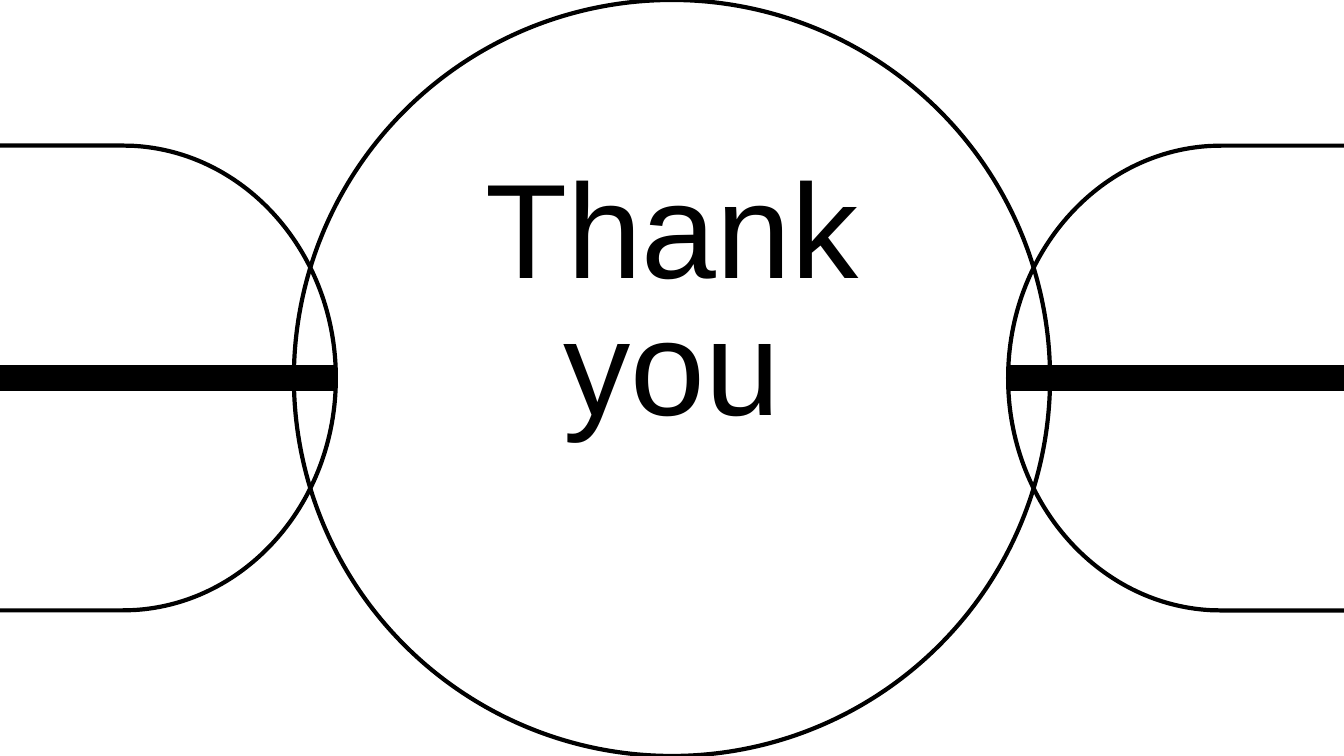
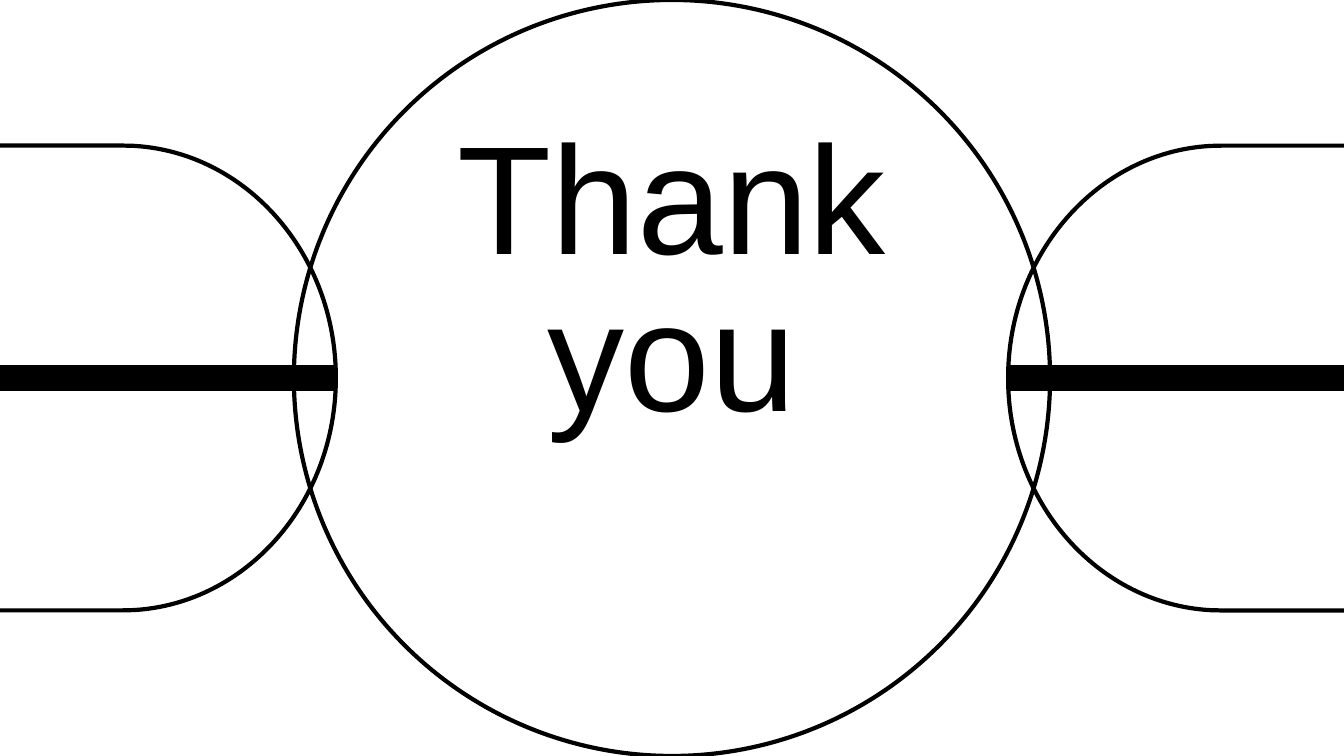
Before and after one commit to codedbyshreena/Office-automation-tools, a slide deck: slide 11 of PPT_370_EmergingTechnologies.pptx (slide 13 before the commit). Drawn at 1344x756 pixels with LibreOffice and Linux fonts; fonts in the diff are those of the drawing; background and template pictures are left out. Boxes give left, top, right and bottom in pixels: in the first picture for what was removed or moved away, otherwise in the second. Text is boxed around its words. In the diff, an @@ line names an element or a change of style, - is before the commit and + after.

Commit message:
updated ppt

```diff
--- a/PPT_370_EmergingTechnologies.pptx
+++ b/PPT_370_EmergingTechnologies.pptx
@@ title "Thank you": place and size @@
-title "Thank you" at (485,180,858,439)
+title "Thank you" at (458,142,886,439)
@@ title "Thank you" at (458,142,886,439): size 96 to 110 pt @@
```
Also in this commit, not shown: 4 slides added, 6 slides removed.
